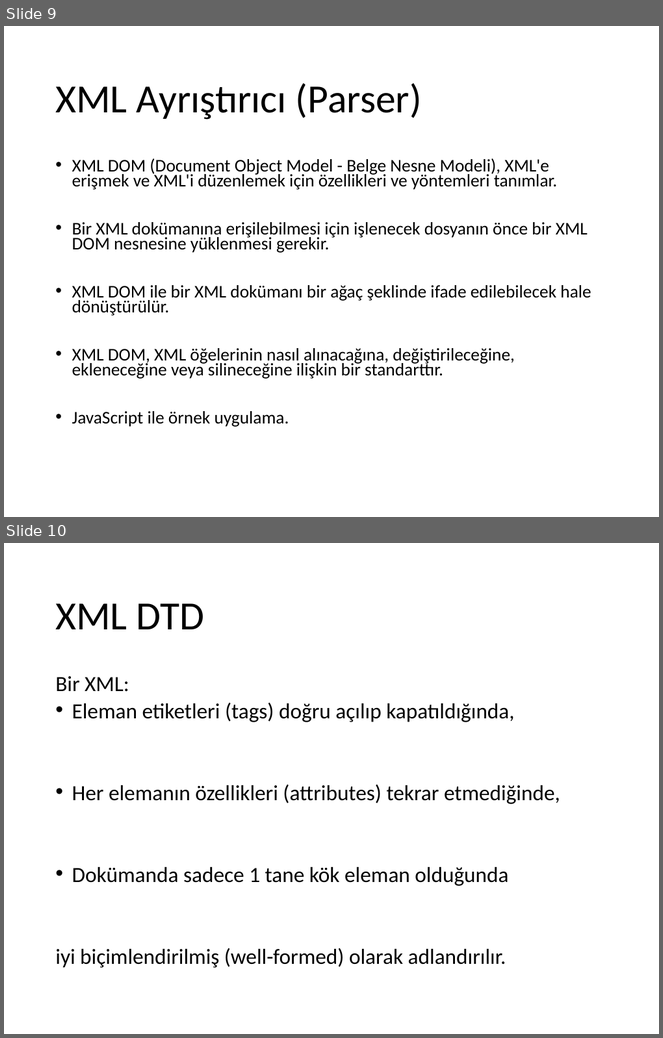
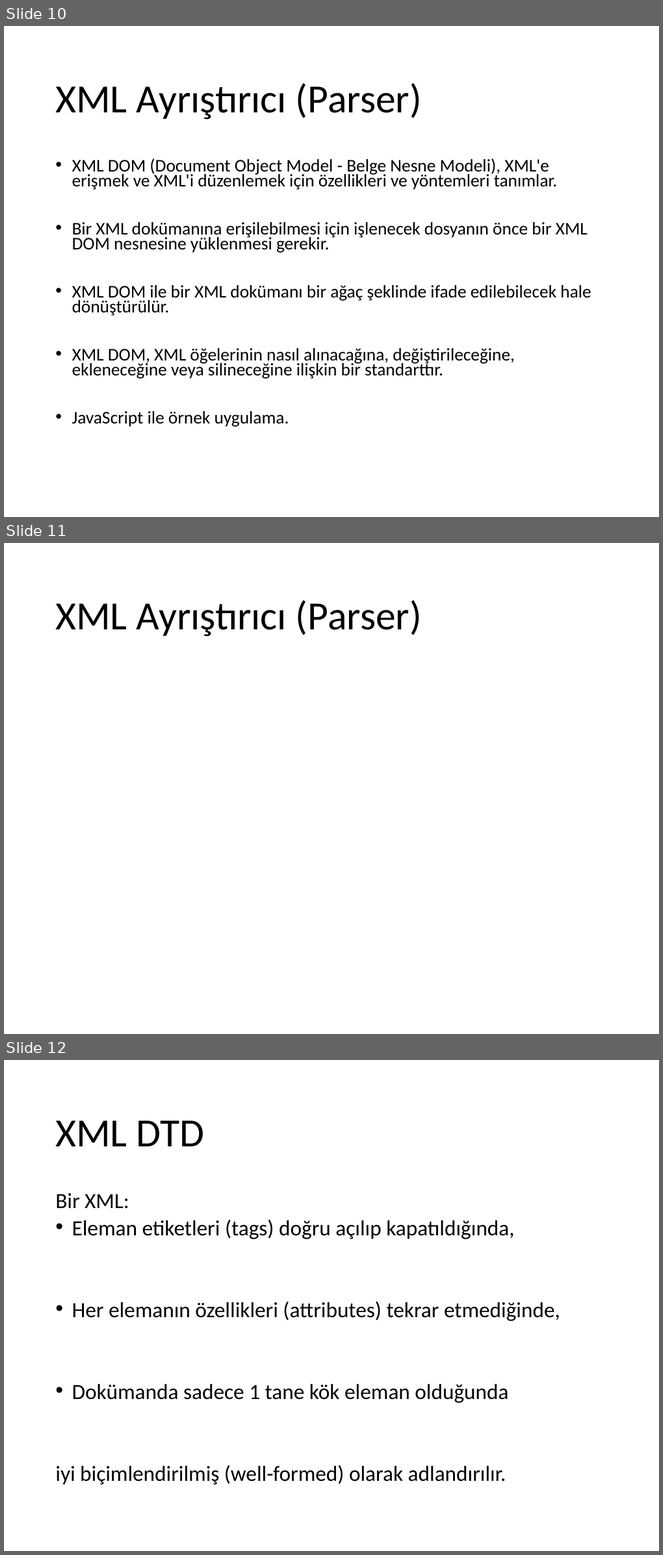
Before and after one commit to ihpar/dbms, a slide deck: Slides/Ders 1.pptx. Shown one above the other, each under a label of ours: slides 9 and 10 before the commit, slides 10, 11 and 12 after it. The pictures are 663x1038 and 663x1555 pixels, drawn with LibreOffice and Linux fonts; fonts in the diff are those of the drawing. Boxes give left, top, right and bottom in pixels: in the first picture for what was removed or moved away, otherwise in the second. Text is boxed around its words. In the diff, an @@ line names an element or a change of style, - is before the commit and + after.

```diff
--- a/Slides/Ders 1.pptx
+++ b/Slides/Ders 1.pptx
@@ slide 11 added at (4,543,659,1034), background #FFFFFF @@
@@ title added at (55,600,422,637), 44 pt, text #000000 @@
+XML Ayrıştırıcı (Parser)
@@ what was slide 9 is now slide 10 @@
@@ what was slide 10 is now slide 12 @@
```
Also in this commit, not shown: 4 slides changed, 1 other slide added, 1 other file.
